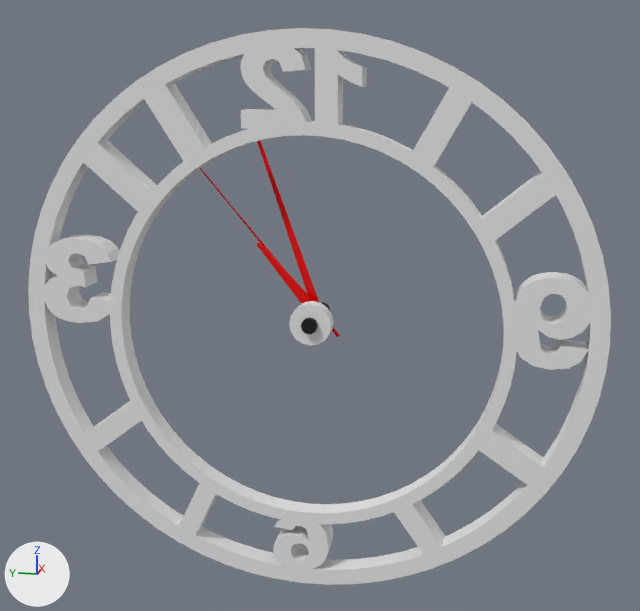
The FBX model resources_проект_с_меню/3d_obj/м_часы.fbx as it was, and as the next commit left it.
Before and after are seen from a camera (50 mm lens) standing at (-1.206, -0.262, 0.326) and looking at (0.031, -0.014, 0.016). Arrows for +X, +Y and +Z are at lower left; the lights stay in place. Both versions are drawn at frame 163 of the action 'CINEMA_4D_Main'; the numbers are the values there.

Objects in the first picture: 'Cylinder', 'Minuten', 'циферблат'.
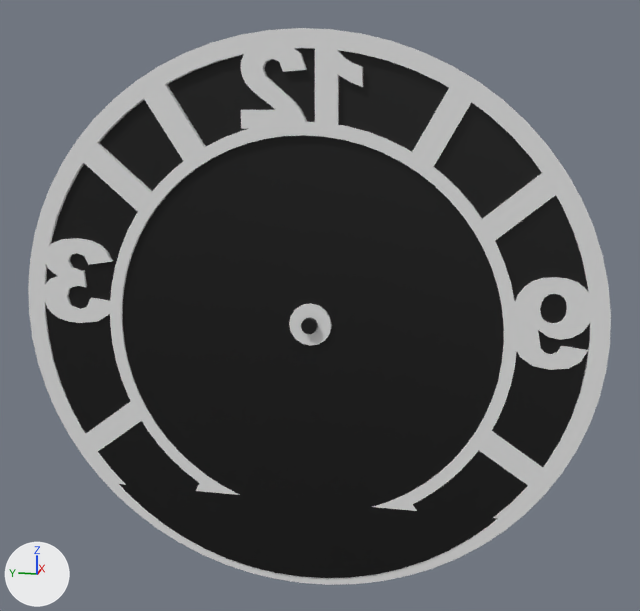
Location of each change, [x1, y1, x2, y2] in pixels of the pictures (640 x 611 px):
'Disc', turned, rescaled (not visible before): after [46, 48, 590, 578]

What changed in the scene script:
```text
Change ob_disc:
    ob_disc.rotation_euler: (1.571, 0.0, 0.0) -> (1.571, 1.585, 0.0)  # degrees (90, 0, 0) -> degrees (90, 91, 0)
    ob_disc.scale: (0.0, 0.0, 0.0) -> (0.01, 0.01, 0.01)
```
